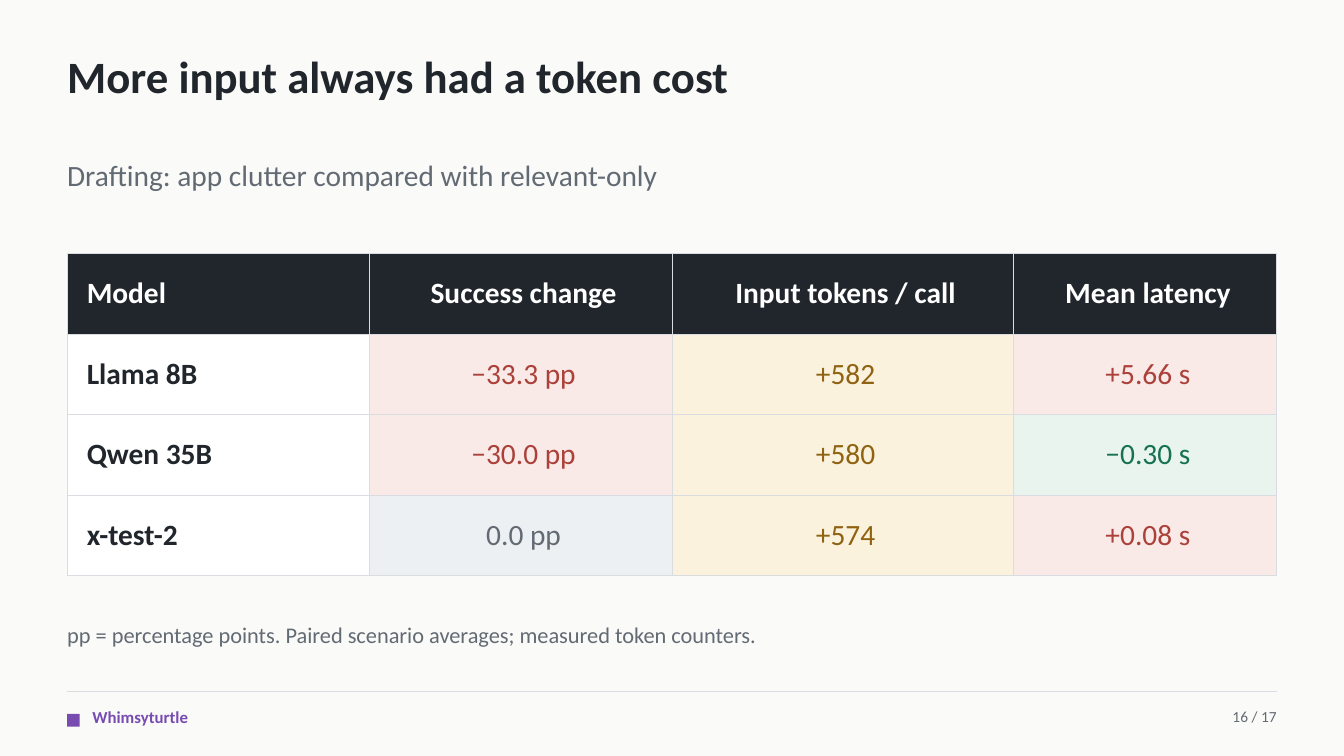
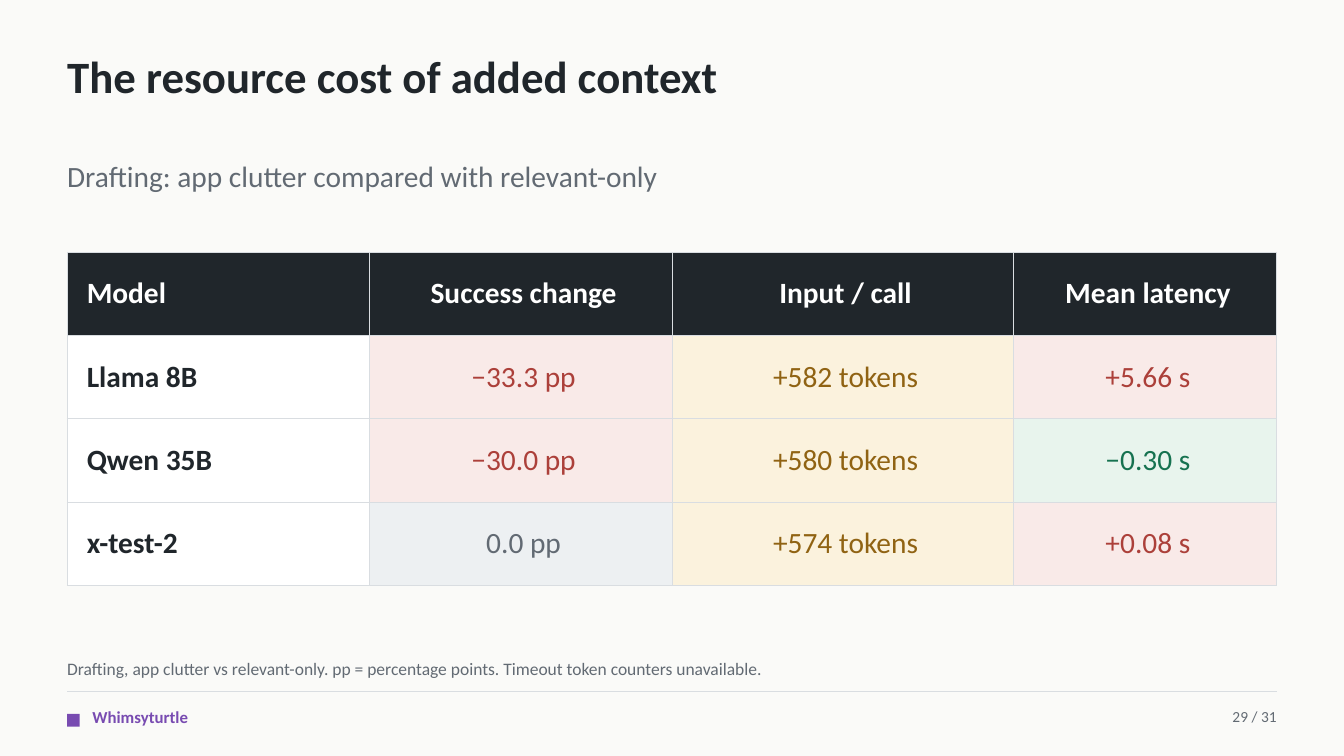
Before and after one commit to CS3227-2610-MP4-Relay/CS3227-2610-MP4, a slide deck: slide 29 of presentations/Relay-MP4.pptx (slide 16 before the commit). Drawn at 1344x756 pixels with LibreOffice and Linux fonts; fonts in the diff are those of the drawing. Boxes give left, top, right and bottom in pixels: in the first picture for what was removed or moved away, otherwise in the second. Text is boxed around its words. In the diff, an @@ line names an element or a change of style, - is before the commit and + after.

```diff
--- a/presentations/Relay-MP4.pptx
+++ b/presentations/Relay-MP4.pptx
@@ text at box(67, 61, 717, 94): text changed @@
-More input always had a token cost
+The resource cost of added context
@@ table at box(68, 252, 1277, 586) @@
-row 1, column 3: Input tokens / call
+row 1, column 3: Input / call
-row 2, column 3: +582
+row 2, column 3: +582 tokens
-row 3, column 3: +580
+row 3, column 3: +580 tokens
-row 4, column 3: +574
+row 4, column 3: +574 tokens
@@ text at box(67, 663, 761, 678): text changed; size 16 to 12.5 pt @@
-pp = percentage points. Paired scenario averages; measured token counters.
+Drafting, app clutter vs relevant-only. pp = percentage points. Timeout token counters unavailable.
@@ text at box(1232, 712, 1277, 722): text changed @@
-16 / 17
+29 / 31
```
Also in this commit, not shown: 11 other slides changed, 22 slides added, 5 slides removed, 3 other files.
